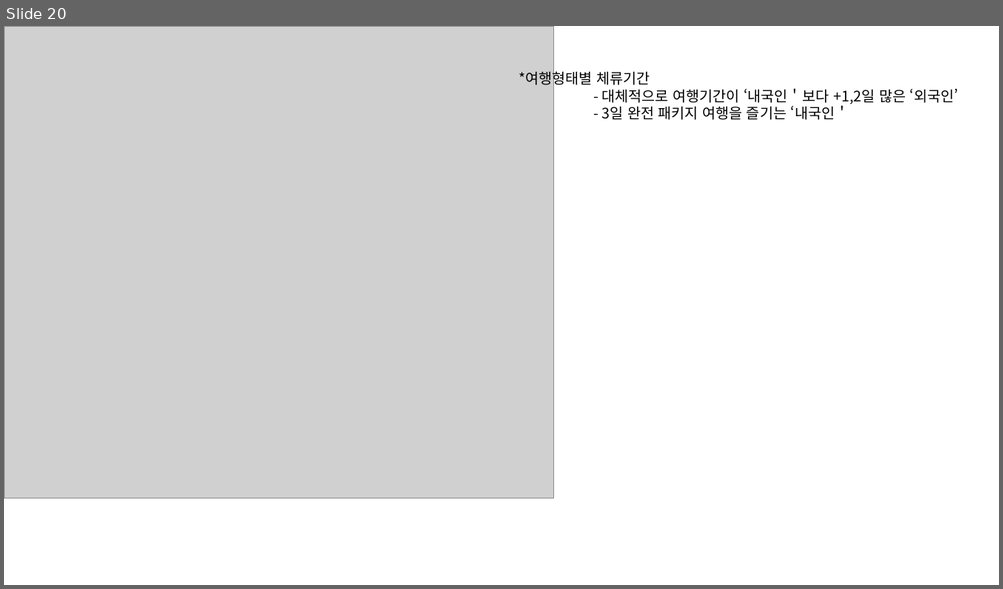
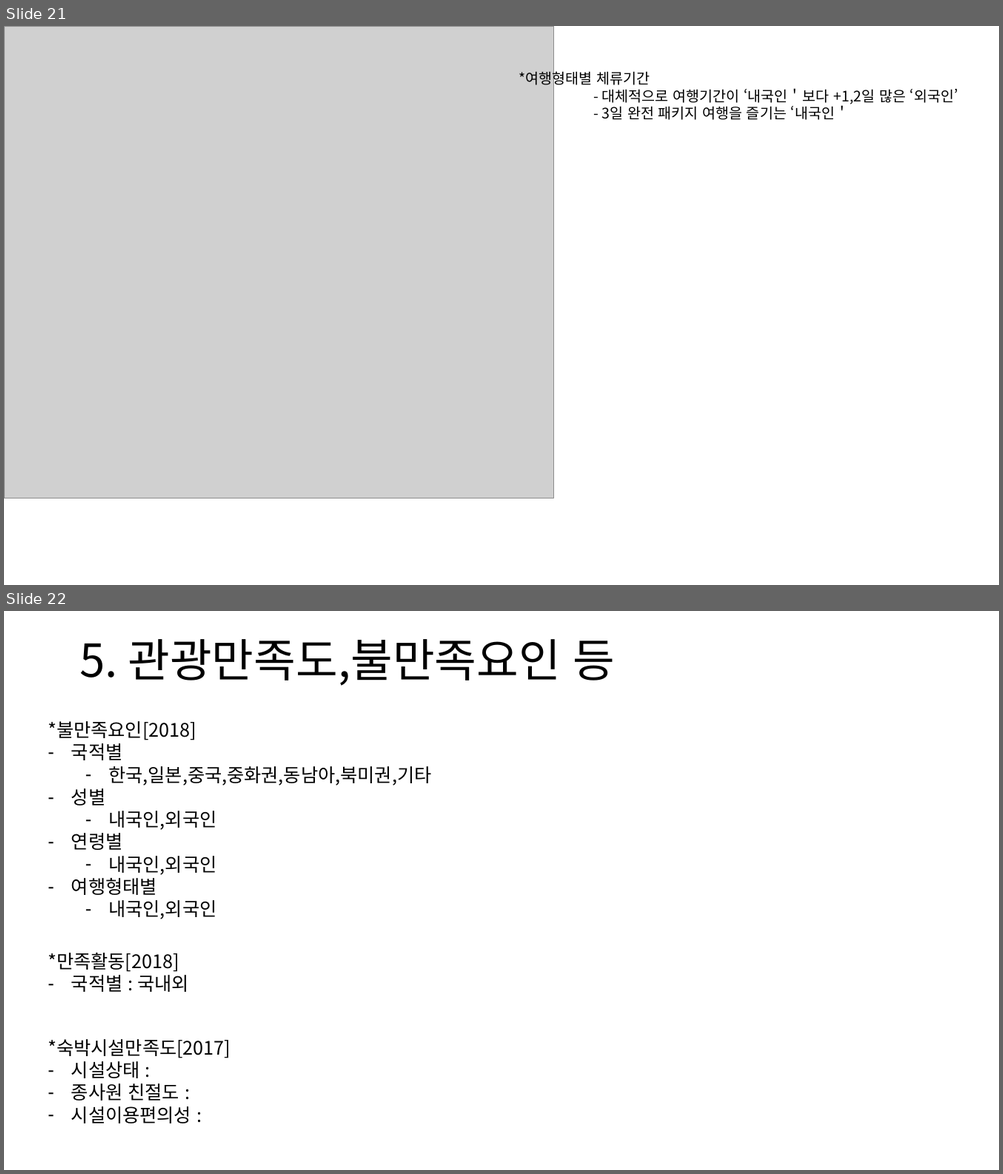
Before and after one commit to jinxin4u/work123, a slide deck: R_project/team/r 그래프.pptx. Shown one above the other, each under a label of ours: slide 20 before the commit, slides 21 and 22 after it. The pictures are 1003x589 and 1003x1174 pixels, drawn with LibreOffice and Linux fonts; fonts in the diff are those of the drawing; grey boxes stand for pictures. Boxes give left, top, right and bottom in pixels: in the first picture for what was removed or moved away, otherwise in the second. Text is boxed around its words. In the diff, an @@ line names an element or a change of style, - is before the commit and + after.

```diff
--- a/R_project/team/r 그래프.pptx
+++ b/R_project/team/r 그래프.pptx
@@ slide 22 added at box(4, 611, 999, 1170), background #FFFFFF @@
@@ title added at box(79, 639, 615, 686), 44 pt, text #000000 @@
+5. 관광만족도,불만족요인 등
@@ text added at box(48, 721, 431, 920), 18 pt, text #000000 @@
+*불만족요인[2018]
+– 국적별
+  – 한국,일본,중국,중화권,동남아,북미권,기타
+– 성별
+  – 내국인,외국인
+– 연령별
+  – 내국인,외국인
+– 여행형태별
+  – 내국인,외국인
@@ text added at box(48, 953, 189, 992), 18 pt, text #000000 @@
+*만족활동[2018]
+– 국적별 : 국내외
@@ text added at box(48, 1039, 230, 1124), 18 pt, text #000000 @@
+*숙박시설만족도[2017]
+– 시설상태 :
+– 종사원 친절도 :
+– 시설이용편의성 :
@@ what was slide 20 is now slide 21 @@
```
Also in this commit, not shown: 2 slides changed, 7 other slides added, 48 other files.
